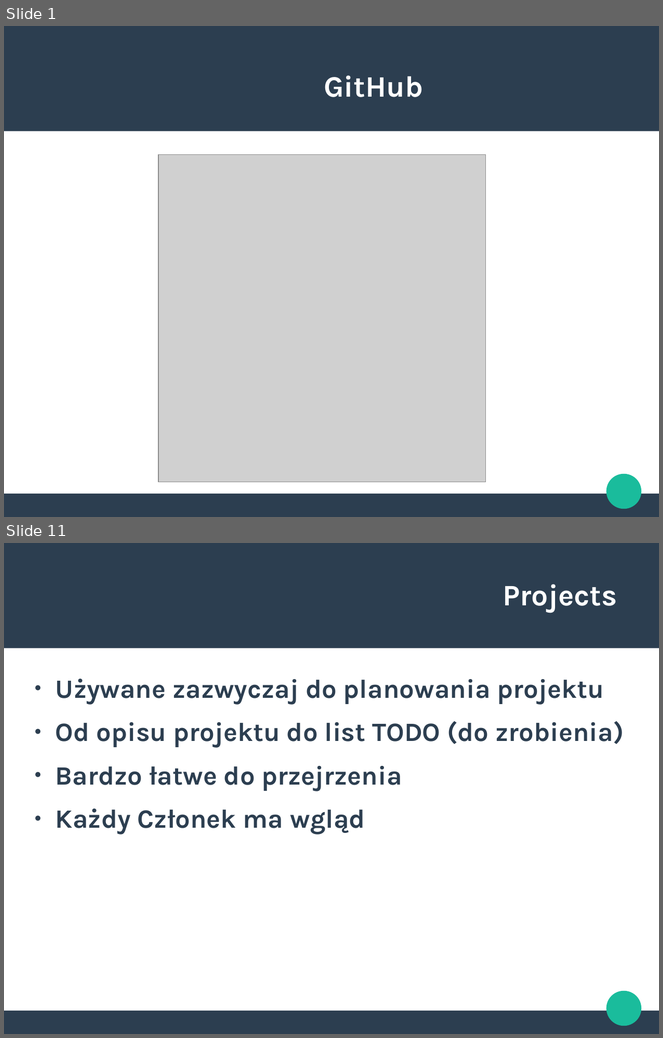
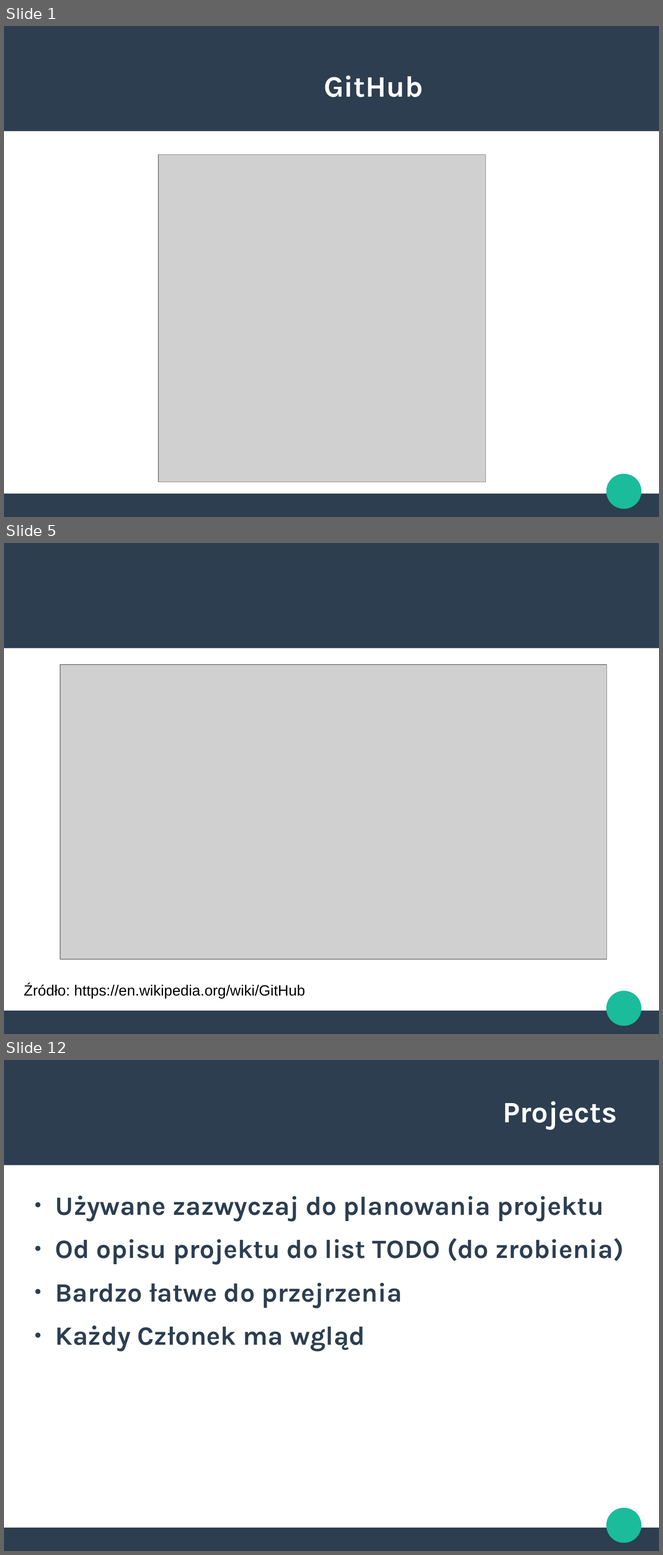
Before and after one commit to PZZProject/ProjecktPrezentacja, a slide deck: PrezentacjaGitHub.odp. Shown one above the other, each under a label of ours: slides 1 and 11 before the commit, slides 1, 5 and 12 after it; the slides between them are not shown. The pictures are 663x1038 and 663x1555 pixels, drawn with LibreOffice and Linux fonts; fonts in the diff are those of the drawing; grey boxes stand for pictures. Boxes give left, top, right and bottom in pixels: in the first picture for what was removed or moved away, otherwise in the second. Text is boxed around its words. In the diff, an @@ line names an element or a change of style, - is before the commit and + after.

```diff
--- a/PrezentacjaGitHub.odp
+++ b/PrezentacjaGitHub.odp
@@ slide 5 added at <box>4,543,659,1034</box>, background #FFFFFF; not listed: 3 template elements that a slide beside it also shows @@
@@ picture added at <box>60,665,607,960</box> @@
@@ text added at <box>24,984,305,999</box>, 18 pt, text #000000 @@
+Źródło: https://en.wikipedia.org/wiki/GitHub
@@ what was slide 11 is now slide 12 @@
```
Also in this commit, not shown: 8 slides changed, 3 other slides added, 4 slides removed.
